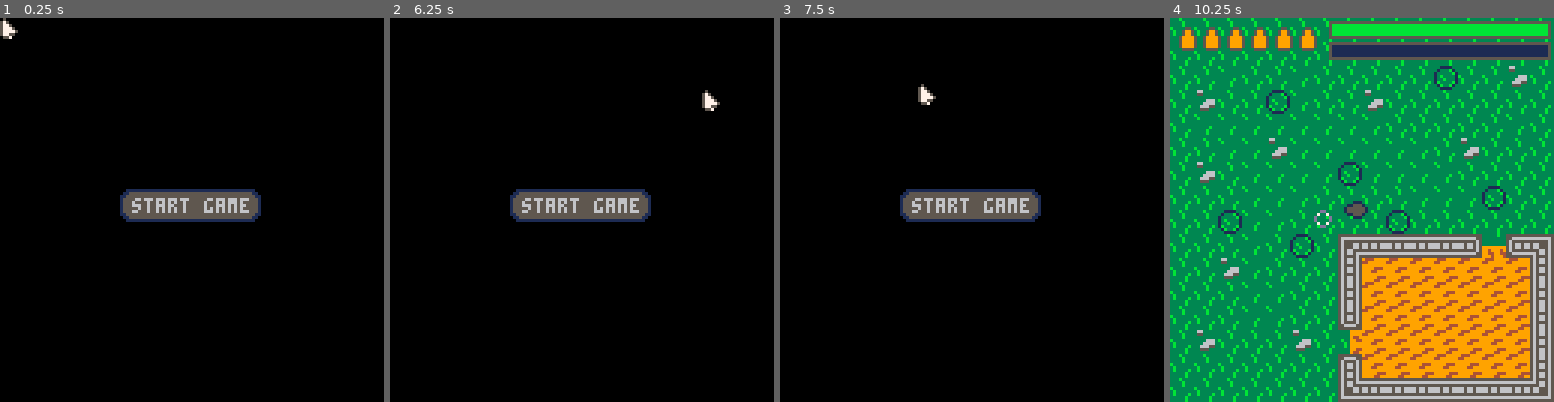
Above: before the commit, frames 1-4 (left to right).
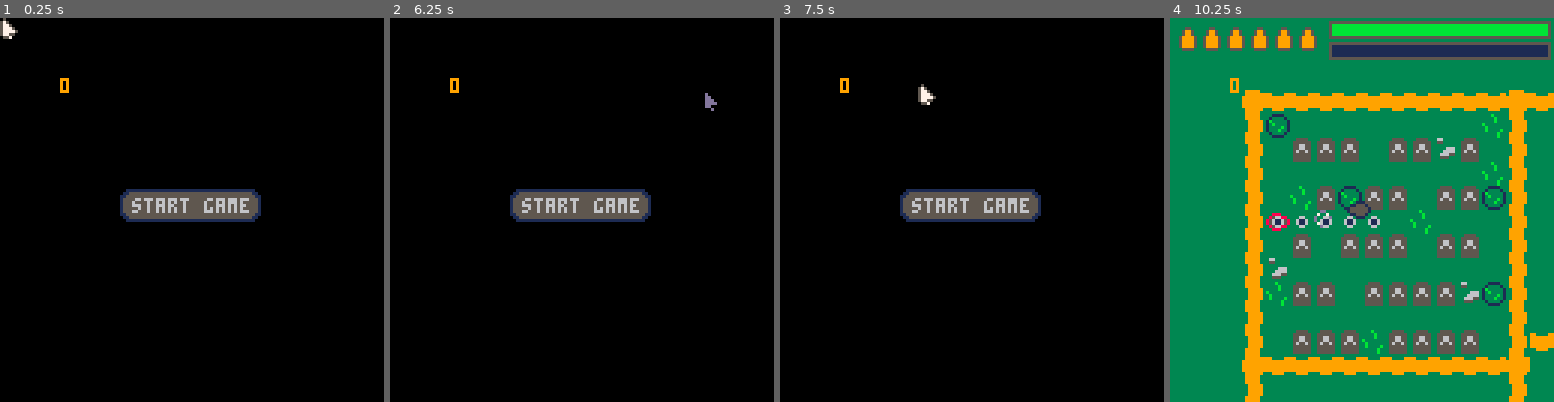
Above: after the commit, the same moments.

Repository: MounifAlzougbi/GameRepo
Game: PICO-8 cartridge six_shots.p8
Two runs of this game, one before a commit and one after it. Both use one fixed random seed, a clock stepped at 60 frames per second and the inputs below.
Inputs (mouse positions are in pixels of both pictures, inside the frame that each line leads up to):
- Up to frame 1 (0.25 s): no input
- Up to frame 2 (6.25 s): tap X (X key) at 0.33, 1.07, 1.85, 2.97, 4.08, 5.2 s; click (670, 121) at 0.67 s; tap O (Z key) at 0.7, 1.7, 2.1, 2.5, 2.9, 3.3, 3.7, 4.1, 4.5, 4.9, 5.3, 5.7, 6.1 s; click (436, 267) at 1.22 s; hold Right 1.6-2.1 s; click (497, 114) at 1.77 s; hold Up 2.15-2.42 s; click (562, 259) at 2.32 s; hold Right 2.47-3.03 s; click (624, 106) at 2.87 s; hold Left 3.08-3.58 s; click (685, 256) at 3.42 s; hold Down 3.63-3.97 s; click (451, 102) at 3.97 s; hold Right 4.02-4.68 s; click (512, 248) at 4.52 s; hold Up 4.73-5.03 s; click (574, 94) at 5.07 s; hold Left 5.08-5.68 s; click (639, 244) at 5.62 s; hold Down 5.73-6.03 s; hold Right from 6.08 s (still down); click (701, 90) at 6.17 s
- Up to frame 3 (7.5 s): tap X (X key) at 6.32, 7.43 s; tap O (Z key) at 6.5, 6.9, 7.3 s; release Right at 6.58 s; hold Right 6.63-7.13 s; click (856, 236) at 6.72 s; hold Up 7.18-7.45 s; click (918, 83) at 7.27 s
- Up to frame 4 (10.25 s): hold Right 7.5-8.07 s; tap O (Z key) every 0.4 s from 7.7 to 10.1 s; click (1369, 229) at 7.82 s; hold Left 8.12-8.62 s; click (1434, 79) at 8.37 s; tap X (X key) at 8.55, 9.67 s; hold Down 8.67-9 s; click (1496, 225) at 8.92 s; hold Right 9.05-9.72 s; click (1258, 71) at 9.47 s; hold Up 9.77-10.07 s; click (1323, 217) at 10.02 s; hold Left from 10.12 s (still down)

The runs differ from the first frame. In frame 1, less than 0.1% of the frame differs, in the area x 15-18%, y 15-20%; in frame 2, 0.2%; in frame 3, less than 0.1%; in frame 4, 43%, in the area x 0-100%, y 0-100%.

Commit message:
Update six_shots.p8
A*, LERP needed for enemy movment

Diff:
--- a/six_shots.p8
+++ b/six_shots.p8
@@ -2,6 +2,8 @@
 version 43
 __lua__
 -- mouse stuff/map stuff
+
+flg={}
 
 mouse={
 	x=64,y=98,
@@ -64,29 +66,425 @@
 	end,
 
 	draw=function(s)
-		if s.dline then
-			line(player.x,player.y,
-			mouse.x,mouse.y,8)
-		end
-		if game.state=='menu' then
+		if game.state=='menu'
+		or game.state=='a star' then
 			spr(s.p,mouse.x,mouse.y)
 		elseif game.state=='playing_six' then
 			spr(80,s.x-4,s.y-4)
+			if s.dline then
+				line(player.x,player.y,
+				mouse.x,mouse.y,8)
+
+			end
 		end
 	end
 }
 
-function map_collision(obj,flg)
-	if fget(mget(obj.x/8,obj.y/8))==flg then
+function map_collision(obj,flg,mcoord)
+	local mc=1	--	8 if mapcoords
+	if mcoord==false then
+		mc=8
+	end
+	if fget(mget(obj.x/mc,obj.y/mc))==flg then
 	return true
 	else return false
 	end
 end
 
+function in_tbl(tbl,obj)
+	for i=1,#tbl do
+		if tbl[i]==obj then
+		return true
+		end
+	end
+	return false
+end
+
+function in_tbl_i_sp(tbl,obj)
+	for i=1,#tbl do
+		if tbl[i].selfp==obj then
+			return i
+		end
+	end
+end
+
+function in_range(int,mn,mx)
+	if int>mn and int<mx then
+		return true else return false
+end end
 -->8
---
+-- pathfinding
+
+-- @init
+function a_star_init()
+
+-- @get neighbors
+	function get_n(pos)
+		local n={}
+
+		add(n,vec(
+			pos.x+1,pos.y
+		))
+
+		add(n,vec(
+			pos.x-1,pos.y
+		))
+
+		add(n,vec(
+			pos.x,pos.y+1
+		))
+
+		add(n,vec(
+			pos.x,pos.y-1
+		))
+-- diagonals
+		add(n,vec(
+			pos.x+1,pos.y-1
+		))
+
+		add(n,vec(
+			pos.x-1,pos.y-1
+		))
+
+		add(n,vec(
+			pos.x-1,pos.y+1
+		))
+
+		add(n,vec(
+			pos.x+1,pos.y-1
+		))
+
+		return n
+	end
+
+-- @pos
+	pos={	-- can be a vect w mag
+	x=0,y=0,
+
+	new=function(s,tbl)
+		tbl=tbl or {}
+		setmetatable(tbl,{
+			__index=s,
+			__add=function(a,b)
+				return vec(a.x+b.x,a.y+b.y)
+			end,
+			__tostring=function(a)
+				return "("..a.x..","..a.y..")"
+			end,
+			__sub=function(a,b)
+				return vec(a.x-b.x,a.y-b.y)
+			end,
+			__mul=function(a,b)
+				return vec(a.x*b.x,a.y*b.y)
+			end,
+			__eq=function(a,b)
+				return a.x==b.x,a.y==b.y
+			end,
+			__div=function(a,b)
+				return a.x/b.x,a.y/b.y
+			end
+
+			})
+		return tbl
+	end
+
+	}
+
+-- @vec
+	function vec(x1,y1)
+		return pos:new({x=x1 or 0,
+		y=y1 or 0})
+	end
+
+-- @node
+	node={
+		parent,
+		selfp, -- self pos
+		startp,	-- start pos
+		targetp,	--	target pos
+		g,	-- dist to strt node
+		h,	-- min dist to target
+		f,	-- g+h
+
+		magnitude=function(s,t)
+			return sqrt(t.x*t.x+t.y*t.y)
+		end,
+
+		new=function(s,tbl)
+			tbl=tbl or {}
+			setmetatable(tbl,{
+			__index=s
+			})
+			return tbl
+		end,
+
+		init=function(s)
+-- delta pos
+--		local smag=s.startp-s.selfp
+--		s.g=s:magnitude(smag)
+
+	 	local tmag=s.targetp-s.pos
+			s.h=s:magnitude(tmag)
+
+			if parent==nil then
+				s.g=0
+			end
+
+			s.f=s.g+s.h
+	end
+
+	}
+
+	tnode=node:new({
+	pos=vec(2,2),
+	targetp=vec(player.x,player.y),
+	startp=vec(1,1)
+	})
+
+	tnode:init()
+
+-- @create path
+	function create_path(tbl)
+		local rpath={}
+		local node=tbl[#tbl]
+
+		while node do
+			add(rpath,node)
+			node=node.parent
+		end
+
+		local path={}
+
+		for i=1,#rpath do
+			local il=#rpath+1-i
+			local b=vec(8,8)
+			add(path,rpath[il].pos*b)
+			add(flg,rpath[il].pos*b)
+
+		end
+		return path
+	end
+
+-- @find path
+	function find_path(start,target)
+
+		local o={}	--	open nodes
+		local c={}	-- closed nodes
+		local complete=false
+
+		add(o,node:new({
+			pos=start,
+			parent=nil,
+			g=0,
+			startp=start,
+			targetp=target
+			}))
+
+			o[1]:init()
+
+		while complete==false do
+			if #o>150 then
+				print('a* out of mem',20,20,9)
+				return nil
+			end
+			local current=1
+			for i=1,#o do
+				if o[i].f<o[current].f
+				or o[i].f==o[current].f
+			and o[i].h<o[current].h then
+					current=i
+				end
+			end
+
+			add(c,o[current])
+			deli(o,current)
+
+			if c[#c].pos==target then
+				return create_path(c)
+			end	-- sucsess!
+
+			local ntbl=get_n(c[#c].pos)
+
+			for i=1,#ntbl do
+				if map_collision(ntbl[i],2,true)
+			or in_tbl(c,ntbl[i]) then
+					goto continue
+				end--[[ for neighbors that
+				are walkable and not already
+				evaluated/in c tbl --]]
+
+				local dg=1	-- g cost
+				if ntbl[i].x!=c[#c].x
+				and ntbl[i].y!=c[#c].y then
+					dg=1.404	--potential t
+				end
+
+				local pg=c[#c].g+dg	--potential t
+				local rg=in_tbl_i_sp(o,ntbl[i])	--recorded g
+
+				if rg and pg <o[rg].g then
+
+						o[rg].g=pg
+						o[rg].f=o[rg].g+o[rg].h
+						o[rg].parent=c[#c]
+
+				end
+					if not in_tbl(o,ntbl[i]) then
+
+						add(o,node:new({
+						pos=vec(ntbl[i].x,
+						ntbl[i].y ),
+						parent=c[#c],
+						g=c[#c].g+pg,
+						startp=start,
+						targetp=target
+						}))
+
+						o[#o]:init()
+
+					end
+
+				::continue::
+			end
+		end -- while
+	end
+
+end
+
+-- @update
+function a_star_update()
+
+end
+
+-- @draw
+function a_star_draw()
+--	print(tnode.h,20,20,9)
+end
 -->8
--- enemies
+-- enemy
+
+-- @init
+function enemy_init()
+
+	enemy={
+		pos,
+		weapon,-- pistol or hands?
+		angle,
+		dir=8,
+		ammo=6,
+		ptbl=vec(0,0), -- pathfinding nodes
+		pcool=60,	-- path cooldown
+		pstep=1,
+
+		new=function(s,tbl)
+			local tbl=tbl or {}
+			setmetatable(tbl,{
+			__index=s
+			})
+			return tbl
+		end,
+
+		update_path=function(s)
+			local t=vec(flr(player.x/8),flr(player.y/8))
+			local pos=vec(flr(s.pos.x/8),flr(s.pos.y/8))
+
+			s.ptbl=find_path(pos,t)
+
+		end,
+
+		step_path=function(s)
+			if s.pstep>#s.ptbl then
+				s:update_path()
+			else
+				local off=vec(4,4)
+				s.pos=s.ptbl[s.pstep]+off
+				s.pstep+=1
+			end
+		end,
+
+		update=function(s)
+
+-- spr direction
+			if s.pstep<#s.ptbl then
+				dpos=s.ptbl[s.pstep+1]-s.pos
+
+				if dpos.x>10
+				and in_range(dpos.y,-5,5) then
+					s.dir=10
+				elseif	dpos.x<-10
+				and in_range(dpos.y,-5,5) then
+					s.dir=14
+				elseif dpos.y>10
+				and in_range(dpos.x,-5,5) then
+					s.dir=12
+				elseif	dpos.y<-10
+				and in_range(dpos.x,-5,5) then
+					s.dir=8
+				elseif dpos.x>10
+				and dpos.y==-20 then
+					s.dir=9
+				elseif	dpos.x<-10
+				and dpos.y then
+					s.dir=14
+				elseif dpos.y==20
+				and dpos.x>10 then
+					s.dir=11
+				elseif	dpos.y<-10
+				and in_range(dpos.x,-5,5) then
+					s.dir=8
+				end
+			end
+
+			if s.pcool<1 then
+				s:update_path()
+				s.pcool=60
+				s.pstep=1
+			end
+
+			if s.pcool%30==0 then
+				s:step_path()
+			end
+
+			s.pcool-=1
+		end,
+
+		draw=function(s)
+			spr(s.dir,s.pos.x-4,s.pos.y-4)
+			for i=1,#s.ptbl do
+				spr(60,s.ptbl[i].x,s.ptbl[i].y)
+			end
+		end
+
+	}
+
+	etbl={}	--tbl of all enemy
+
+	add(etbl,enemy:new{
+		pos=vec(32,64)
+
+	})
+
+	etbl[1]:update_path()
+
+end
+
+-- @update
+function enemy_update()
+	for i=1,#etbl do
+		etbl[i]:update()
+	end
+end
+
+-- @draw
+function enemy_draw()
+	for i=1,#etbl do
+		etbl[i]:draw()
+	end
+end
+
+
+-->8
+-- enemy spawn/game play loop
 -->8
 -- player
 
@@ -159,7 +557,7 @@
 -- need to normalize vector
 -- for constant speed
 -- x/x^2+y^2 (magnitude)
-			if map_collision(s,2)!=true
+			if map_collision(s,2,false)!=true
 			and s.x>-10
 			and s.x<130
 			and s.y>-10
@@ -170,10 +568,7 @@
 				s.visible=false
 			end
 			if s.visible!=true
-			and s.x>0
-			and s.x<128
-			and s.y>0
-			and s.y<128 then
+			and map_collision(s,2,false) then
 				sfx(2)
 
 
@@ -208,9 +603,10 @@
 		end
 	}
 
--- bullet array
+-- @bullet array
 	b={}
 
+-- @player
 	player={
 		health=100,
 		stamina=100,
@@ -313,7 +709,7 @@
 
 			s.shoot_delay-=1
 
-			if map_collision(s,2) then
+			if map_collision(s,2,false) then
 				s.x=s.lx
 				s.y=s.ly
 			end
@@ -359,6 +755,9 @@
 function six_update()
 	player:update()
 
+-- enemy pathfinding
+	a_star_update()
+
 	for i=1,#b do
 		b[i]:update()
 	end
@@ -384,7 +783,6 @@
 
 -- @draw
 function six_draw()
-	map()
 	for i=1,#b do
 		b[i]:draw()
 	end
@@ -393,6 +791,8 @@
 	for i=1,#p do
 		p[i]:draw()
 	end
+-- emeny pathfinding
+	a_star_draw()
 end
 -->8
 -- button & state
@@ -401,10 +801,10 @@
 	state='menu'
 }
 
-flg=false
-
 function button_pressed(arg)
 	if arg=='playing_six' then
+		game.state=arg
+	elseif arg=='a star' then
 		game.state=arg
 	end
 end
@@ -474,6 +874,11 @@
 		str='start game',
 		arg='playing_six'}))--button use
 
+--	add(gb,button:new({
+--		cx=64,cy=78,--center x,y
+--		str='a star',
+--		arg='a star'}))--button use
+
 	for button in all(gb) do
 		button:init()
 	end
@@ -498,14 +903,19 @@
 	button_init()
 	mouse:init()
 	six_init()
+	a_star_init()
+	enemy_init()
 --	sfx(0)
 end
 
-function _update60()
+function _update()
 	if game.state=='menu' then
 		button_update()
 	elseif	game.state=='playing_six' then
 		six_update()
+		enemy_update()
+	elseif game.state=='a star' then
+		a_star_update()
 	end
 	mouse:update()
 end
@@ -516,68 +926,23 @@
 		button_draw()
 		mouse:draw()
 	elseif	game.state=='playing_six' then
+		map()
 		six_draw()
+		mouse:draw()
+		enemy_draw()
+	elseif game.state=='a star' then
+		a_star_draw()
 		mouse:draw()
 	end
 --	print(mouse.x,10,15,9)
 --	print(mouse.y,10,25,9)
 --	print(player.x,20,15,9)
---	print(mget(player.x/8,player.y/8),20,25,9)
-end
-…(54 lines of a section not shown)…
+	print(fget(mget(player.x/8,player.y/8)),20,20,9)
+
+--	p1=vec(3,3)
+--	p2=vec(10,10)
+--	print(tnode.f,30,30,9)
+end
 
 
 
@@ -644,31 +1009,31 @@
 
 
 __gff__
-0101010101010101010101010101010100000000000000000000000000000000000000000000000000000000000000000000000000000000000000000000000000000002020200000000000000000000000002020202020000000000000000000000000200000200000000000000000000000002000000000000000000000000
+0101010101010101010101010101010100000000000000000000000000000000000000000000000000000000000000000000000000000000000000000000000000000000000002000000000000000000000000000000000000000000000000000000000000000000000000000000000000000000000000000000000000000000
 0000000000000000000000000000000000000000000000000000000000000000000000000000000000000000000000000000000000000000000000000000000000000000000000000000000000000000000000000000000000000000000000000000000000000000000000000000000000000000000000000000000000000000
 __map__
-4242424242424242424242424242424242424242424242000000000000000000000000000000000000000000000000000000000000000000000000000000000000000000000000000000000000000000000000000000000000000000000000000000000000000000000000000000000000000000000000000000000000000000
-4242424242424242424242424242424242424242424242000000000000000000000000000000000000000000000000000000000000000000000000000000000000000000000000000000000000000000000000000000000000000000000000000000000000000000000000000000000000000000000000000000000000000000
-4242724242724242424242754242744242424242424242000000000000000000000000000000000000000000000000000000000000000000000000000000000000000000000000000000000000000000000000000000000000000000000000000000000000000000000000000000000000000000000000000000000000000000
-4274424275724242744242424242424242427442424242000000000000000000000000000000000000000000000000000000000000000000000000000000000000000000000000000000000000000000000000000000000000000000000000000000000000000000000000000000000000000000000000000000000000000000
-4272727272727272724242424242724242424242424242000000000000000000000000000000000000000000000000000000000000000000000000000000000000000000000000000000000000000000000000000000000000000000000000000000000000000000000000000000000000000000000000000000000000000000
-4242727274727272727272427442424274424242424242000000000000000000000000000000000000000000000000000000000000000000000000000000000000000000000000000000000000000000000000000000000000000000000000000000000000000000000000000000000000000000000000000000000000000000
-4274427272727275727272724242424242757542427442000000000000000000000000000000000000000000000000000000000000000000000000000000000000000000000000000000000000000000000000000000000000000000000000000000000000000000000000000000000000000000000000000000000000000000
-4242427272724242424272727275424242754242424242000000000000000000000000000000000000000000000000000000000000000000000000000000000000000000000000000000000000000000000000000000000000000000000000000000000000000000000000000000000000000000000000000000000000000000
-4242757272424242427542424242424242424242424242000000000000000000000000000000000000000000000000000000000000000000000000000000000000000000000000000000000000000000000000000000000000000000000000000000000000000000000000000000000000000000000000000000000000000000
-4242427242754244555555554565525642427442424242000000000000000000000000000000000000000000000000000000000000000000000000000000000000000000000000000000000000000000000000000000000000000000000000000000000000000000000000000000000000000000000000000000000000000000
-4242747242424263626262626262626375424242424242000000000000000000000000000000000000000000000000000000000000000000000000000000000000000000000000000000000000000000000000000000000000000000000000000000000000000000000000000000000000000000000000000000000000000000
-4242427272424263626262626262626375754242424242000000000000000000000000000000000000000000000000000000000000000000000000000000000000000000000000000000000000000000000000000000000000000000000000000000000000000000000000000000000000000000000000000000000000000000
-4242427272424273626262626262626342424200000000000000000000000000000000000000000000000000000000000000000000000000000000000000000000000000000000000000000000000000000000000000000000000000000000000000000000000000000000000000000000000000000000000000000000000000
-4274424242744264626262626262626342424200000000000000000000000000000000000000000000000000000000000000000000000000000000000000000000000000000000000000000000000000000000000000000000000000000000000000000000000000000000000000000000000000000000000000000000000000
-4242424242424243626262626262626342744200000000000000000000000000000000000000000000000000000000000000000000000000000000000000000000000000000000000000000000000000000000000000000000000000000000000000000000000000000000000000000000000000000000000000000000000000
-4242424242424266555555555555554642424200000000000000000000000000000000000000000000000000000000000000000000000000000000000000000000000000000000000000000000000000000000000000000000000000000000000000000000000000000000000000000000000000000000000000000000000000
-4242424242424242427542754242424242424200000000000000000000000000000000000000000000000000000000000000000000000000000000000000000000000000000000000000000000000000000000000000000000000000000000000000000000000000000000000000000000000000000000000000000000000000
-4242424242424242424242424242424242424200000000000000000000000000000000000000000000000000000000000000000000000000000000000000000000000000000000000000000000000000000000000000000000000000000000000000000000000000000000000000000000000000000000000000000000000000
-…(7 lines of a section not shown)…
+7e7e7e7e7e7e7e7e7e7e7e7e7e7e7e7e7e7e0000000000000000000000000000000000000000000000000000000000000000000000000000000000000000000000000000000000000000000000000000000000000000000000000000000000000000000000000000000000000000000000000000000000000000000000000000
+7e7e7e7e7e7e7e7e7e7e7e7e7e7e7e7e7e7e0000000000000000000000000000000000000000000000000000000000000000000000000000000000000000000000000000000000000000000000000000000000000000000000000000000000000000000000000000000000000000000000000000000000000000000000000000
+7e7e7e7e7e7e7e7e7e7e7e7e7e7e7e7e7e7e0000000000000000000000000000000000000000000000000000000000000000000000000000000000000000000000000000000000000000000000000000000000000000000000000000000000000000000000000000000000000000000000000000000000000000000000000000
+7e7e7e5556565656565656565656555656560000000000000000000000000000000000000000000000000000000000000000000000000000000000000000000000000000000000000000000000000000000000000000000000000000000000000000000000000000000000000000000000000000000000000000000000000000
+7e7e7e455f7e7e7e7e7e7e7e7e6e457e7e7e0000000000000000000000000000000000000000000000000000000000000000000000000000000000000000000000000000000000000000000000000000000000000000000000000000000000000000000000000000000000000000000000000000000000000000000000000000
+7e7e7e457e4646467e46465e467e457e7e7e0000000000000000000000000000000000000000000000000000000000000000000000000000000000000000000000000000000000000000000000000000000000000000000000000000000000000000000000000000000000000000000000000000000000000000000000000000
+7e7e7e457e7e7e7e7e7e7e7e7e6e457e7e7e0000000000000000000000000000000000000000000000000000000000000000000000000000000000000000000000000000000000000000000000000000000000000000000000000000000000000000000000000000000000000000000000000000000000000000000000000000
+7e7e7e457e6e465f46467e46465f457e7e7e0000000000000000000000000000000000000000000000000000000000000000000000000000000000000000000000000000000000000000000000000000000000000000000000000000000000000000000000000000000000000000000000000000000000000000000000000000
+7e7e7e457e7e7e7e7e7e6e7e7e7e457e7e7e0000000000000000000000000000000000000000000000000000000000000000000000000000000000000000000000000000000000000000000000000000000000000000000000000000000000000000000000000000000000000000000000000000000000000000000000000000
+7e7e7e457e467e4646467e46467e457e7e7e0000000000000000000000000000000000000000000000000000000000000000000000000000000000000000000000000000000000000000000000000000000000000000000000000000000000000000000000000000000000000000000000000000000000000000000000000000
+7e7e7e455e7e7e7e7e7e7e7e7e7e457e7e7e0000000000000000000000000000000000000000000000000000000000000000000000000000000000000000000000000000000000000000000000000000000000000000000000000000000000000000000000000000000000000000000000000000000000000000000000000000
+7e7e7e456e46467e464646465e5f457e7e7e0000000000000000000000000000000000000000000000000000000000000000000000000000000000000000000000000000000000000000000000000000000000000000000000000000000000000000000000000000000000000000000000000000000000000000000000000000
+7e7e7e457e7e7e7e7e7e7e7e7e7e457e7e7e0000000000000000000000000000000000000000000000000000000000000000000000000000000000000000000000000000000000000000000000000000000000000000000000000000000000000000000000000000000000000000000000000000000000000000000000000000
+7e7e7e457e4646466e464646467e455656565600000000000000000000000000000000000000000000000000000000000000000000000000000000000000000000000000000000000000000000000000000000000000000000000000000000000000000000000000000000000000000000000000000000000000000000000000
+7e7e7e5556565656565656565656557e7e7e0000000000000000000000000000000000000000000000000000000000000000000000000000000000000000000000000000000000000000000000000000000000000000000000000000000000000000000000000000000000000000000000000000000000000000000000000000
+7e7e7e457e7e7e7e7e7e7e7e7e7e457e7e7e0000000000000000000000000000000000000000000000000000000000000000000000000000000000000000000000000000000000000000000000000000000000000000000000000000000000000000000000000000000000000000000000000000000000000000000000000000
+7e7e7e457e7e7e7e7e7e7e7e7e7e457e7e7e0000000000000000000000000000000000000000000000000000000000000000000000000000000000000000000000000000000000000000000000000000000000000000000000000000000000000000000000000000000000000000000000000000000000000000000000000000
+0000004500000000000000000000450000000000000000000000000000000000000000000000000000000000000000000000000000000000000000000000000000000000000000000000000000000000000000000000000000000000000000000000000000000000000000000000000000000000000000000000000000000000
+…(7 lines of a section not shown)…
Not shown, changed: 90 lines of the sprite sheet (__gfx__) section of six_shots.p8
Not shown, changed: the sound effects (__sfx__) section of six_shots.p8
